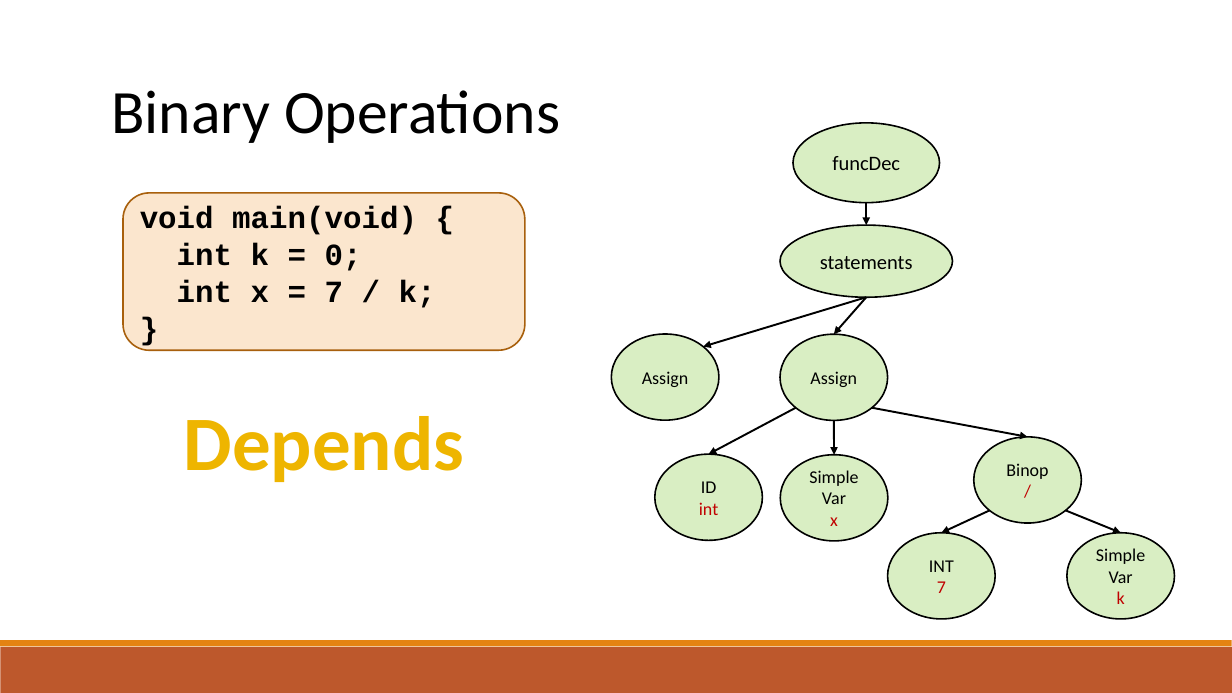
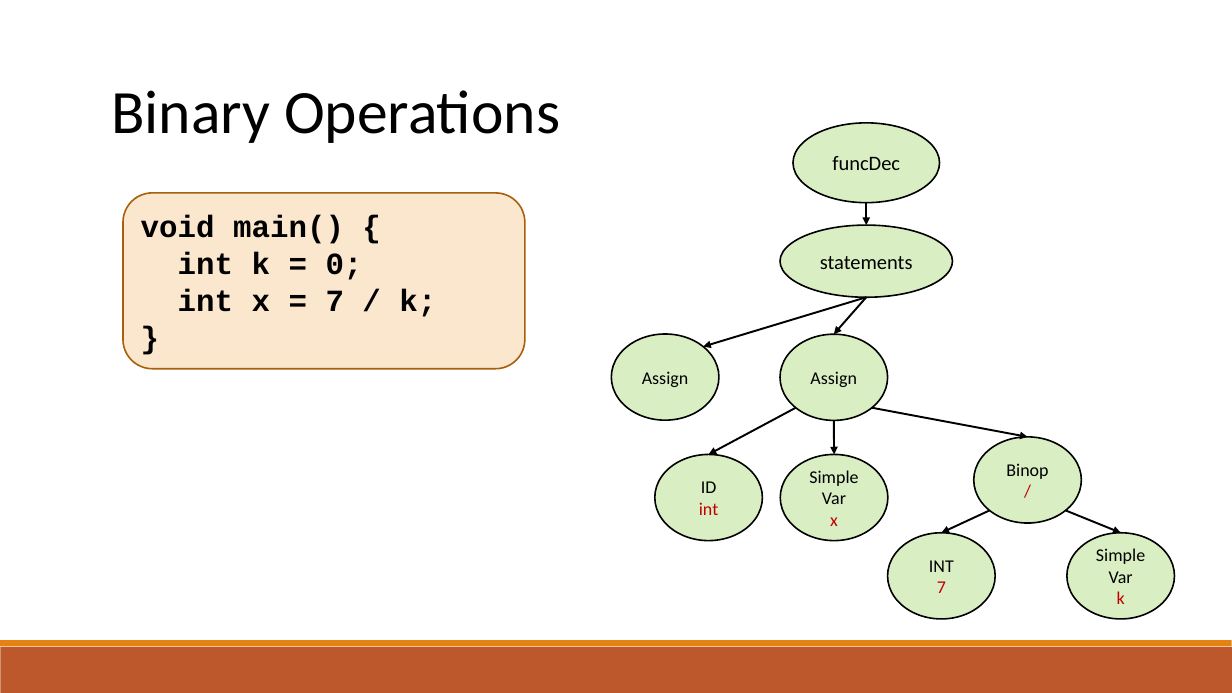
Before and after one commit to raghadzeidan/COMPILATION_TAU_FOR_STUDENTS, a slide deck: slide 24 of new_slides/semantic.pptx (slide 12 before the commit). Drawn at 1232x693 pixels with LibreOffice and Linux fonts; fonts in the diff are those of the drawing. Boxes give left, top, right and bottom in pixels: in the first picture for what was removed or moved away, otherwise in the second. Text is boxed around its words. In the diff, an @@ line names an element or a change of style, - is before the commit and + after.

```diff
--- a/new_slides/semantic.pptx
+++ b/new_slides/semantic.pptx
@@ rounded rectangle "void main() {": place and size @@
-rounded rectangle "void main() {" at box(123, 193, 525, 350)
+rounded rectangle "void main() {" at box(123, 193, 525, 369)
@@ text in rounded rectangle at box(141, 215, 344, 244): text changed @@
-void main(void) {
+void main() {
@@ text removed at box(184, 416, 464, 482) @@
-Depends
```
Also in this commit, not shown: 22 other slides changed, 27 slides added, 1 other file.
